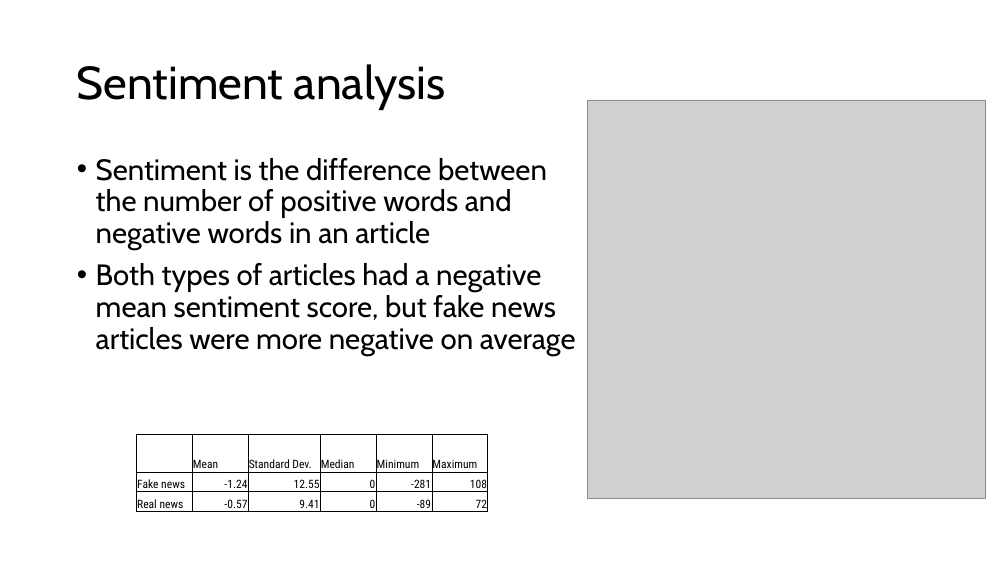
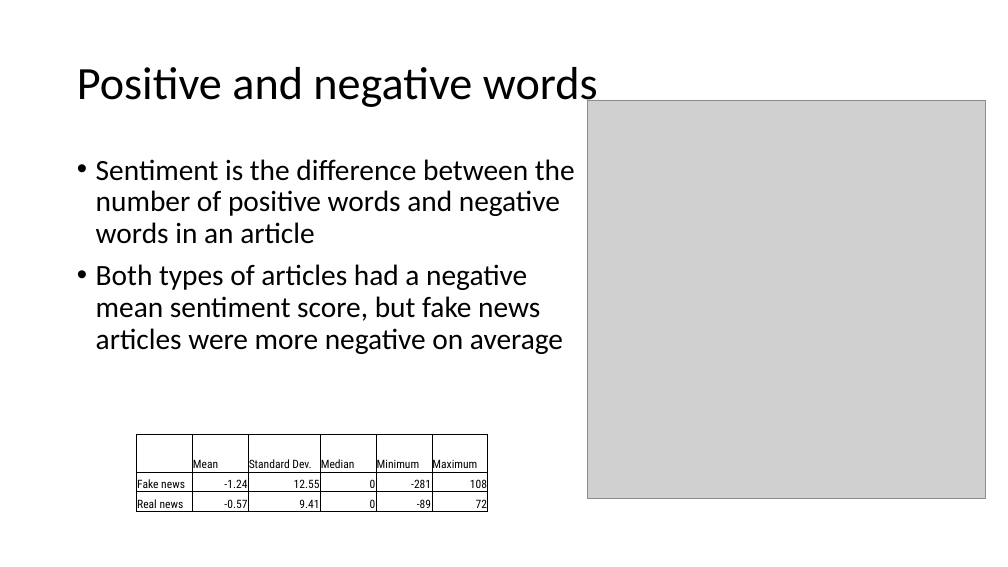
Before and after one commit to gwustudent123/csci_6221, a slide deck: slide 4 of Demo/Fake news detection with R.pptx. Drawn at 1008x567 pixels with LibreOffice and Linux fonts; fonts in the diff are those of the drawing; grey boxes stand for pictures. Boxes give left, top, right and bottom in pixels: in the first picture for what was removed or moved away, otherwise in the second. Text is boxed around its words. In the diff, an @@ line names an element or a change of style, - is before the commit and + after.

```diff
--- a/Demo/Fake news detection with R.pptx
+++ b/Demo/Fake news detection with R.pptx
@@ title at (77, 67, 598, 111): text changed; font Cabin to Calibri @@
-Sentiment analysis
+Positive and negative words
@@ text "Sentiment is the difference between ..." at (96, 159, 575, 354): font Cabin to Calibri @@
```
Also in this commit, not shown: 6 other slides changed, 2 other files.
